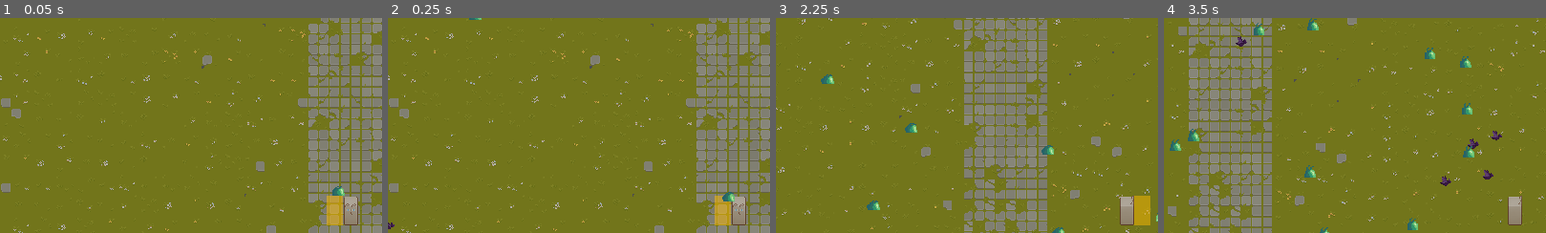
Above: before the commit, frames 1-4 (left to right).
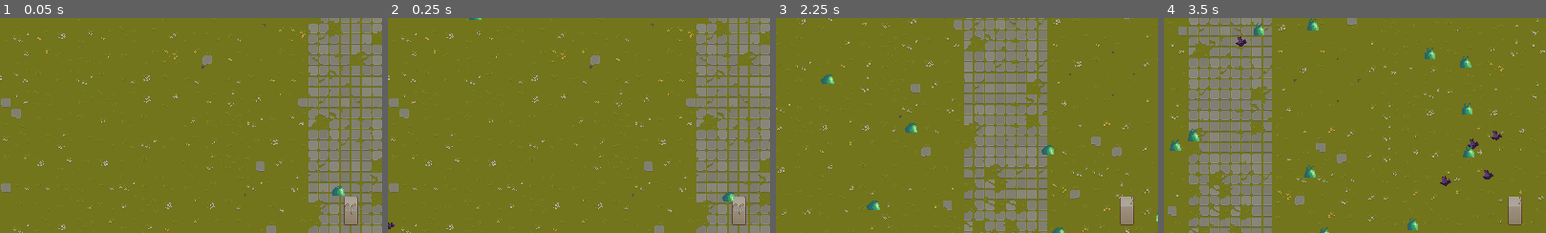
Above: after the commit, the same moments.

Repository: reyhanfarabi/project-survive
Game: Godot game, scene res://scenes/game.tscn
The game is run twice, just before and just after one commit, with the same random seed, the same clock (stepped at 60 frames per second) and the same inputs. The project has no main scene, so this scene is started directly.
Inputs:
- Up to frame 1 (0.05 s): no input
- Up to frame 2 (0.25 s): no input
- Up to frame 3 (2.25 s): hold D (right) 0.53-1.28 s; tap W (top) at 0.6, 1.35, 2.1 s; hold S (down) 1.28-2.03 s; hold D (right) from 2.03 s (still down)
- Up to frame 4 (3.5 s): keep holding D (right); tap W (top) at 2.85 s
The pictures show only the part of the screen within x 4-54%, y 4-54%; the shares and areas given below are measured in that part.

The runs differ from the first frame. In frame 1, 0.6% of the frame differs, in the area x 85-90%, y 82-97%; in frame 2, 0.5%; in frame 3, 0.6%; in frame 4, nothing differs.

Commit message:
add deal damage to enemy when player hit enemy

Diff:
--- a/resources/entity/enemy.tres
+++ b/resources/entity/enemy.tres
@@ -3,6 +3,7 @@
 [ext_resource type="Script" path="res://scripts/resource_entity.gd" id="1_7vah6"]
 
 [resource]
+resource_local_to_scene = true
 script = ExtResource("1_7vah6")
 health = 10
 attack_damage = 2
--- a/scenes/player.tscn
+++ b/scenes/player.tscn
@@ -8,7 +8,7 @@
 size = Vector2(21, 16.5)
 
 [sub_resource type="RectangleShape2D" id="RectangleShape2D_d7102"]
-size = Vector2(24, 44.875)
+size = Vector2(44, 87)
 
 [node name="Player" type="CharacterBody2D" groups=["player"]]
 collision_layer = 6
@@ -27,20 +27,19 @@
 
 [node name="AttackHitbox" type="Area2D" parent="."]
 position = Vector2(0, -10)
+collision_mask = 4
+
+[node name="ColorRect" type="ColorRect" parent="AttackHitbox"]
+offset_left = -55.0
+offset_top = -39.0
+offset_right = -11.0
+offset_bottom = 48.0
+color = Color(1, 0.729412, 0, 0.490196)
 
 [node name="CollisionShape2D" type="CollisionShape2D" parent="AttackHitbox"]
-position = Vector2(-24, 3)
+position = Vector2(-33, 4.5)
 shape = SubResource("RectangleShape2D_d7102")
-
-[node name="ColorRect" type="ColorRect" parent="AttackHitbox"]
-offset_left = -36.0
-offset_top = -19.0
-offset_right = -12.0
-offset_bottom = 26.0
-color = Color(1, 0.729412, 0, 0.490196)
-metadata/_edit_use_anchors_ = true
 
 [node name="AttackTimer" type="Timer" parent="."]
 
-[connection signal="area_entered" from="AttackHitbox" to="." method="_on_attack_hitbox_area_entered"]
 [connection signal="timeout" from="AttackTimer" to="." method="_on_attack_timer_timeout"]
--- a/scripts/enemy.gd
+++ b/scripts/enemy.gd
@@ -49,5 +49,10 @@
 	_player.deal_damage(_entity.attack_damage)
 
 
+func deal_damage(damage_amount: int):
+	_entity.health -= damage_amount
+	print(_entity.health)
+
+
 func _on_attack_timer_timeout():
 	_can_attack = true
--- a/scripts/player.gd
+++ b/scripts/player.gd
@@ -55,10 +55,10 @@
 	_can_attack = false
 	$AttackTimer.start()
 
-	# handle show and hide attack hitbox
-	$AttackHitbox.show()
-	await get_tree().create_timer(0.5).timeout
-	$AttackHitbox.hide()
+	# handle deal damage to all enemy inside the hitbox
+	for area in $AttackHitbox.get_overlapping_areas():
+		if area.is_in_group("enemies"):
+			area.deal_damage(_entity.attack_damage)
 
 
 func deal_damage(damage_amount: int):
@@ -68,7 +68,3 @@
 
 func _on_attack_timer_timeout():
 	_can_attack = true
-
-
-func _on_attack_hitbox_area_entered(area):
-	pass
